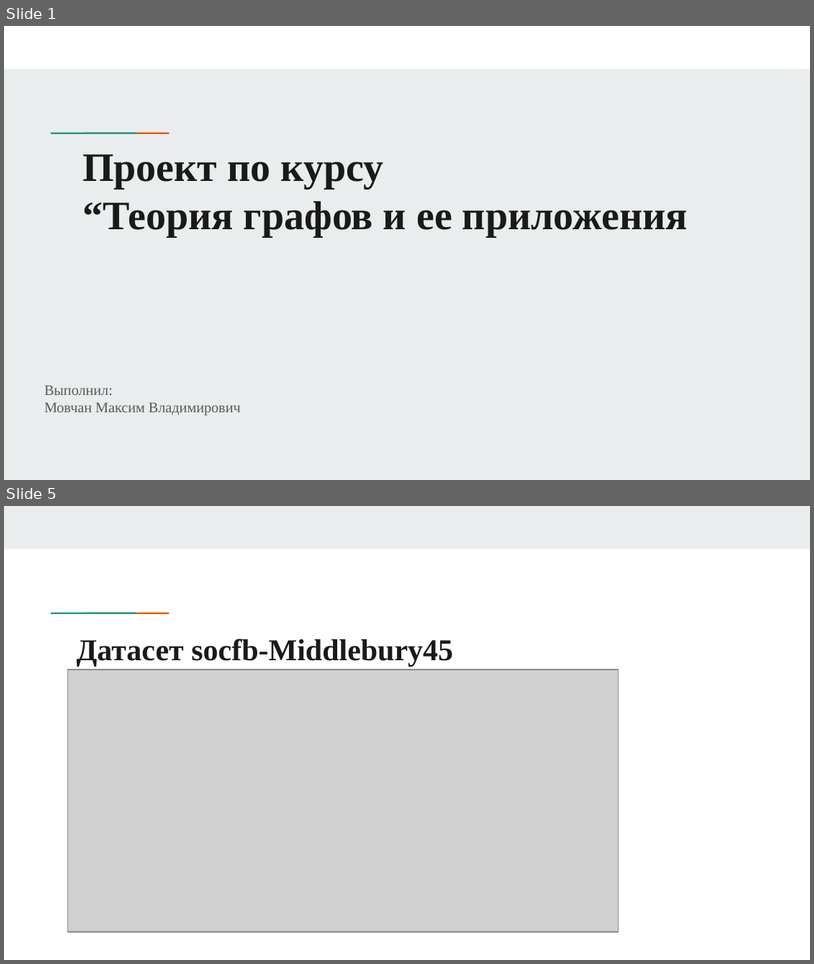
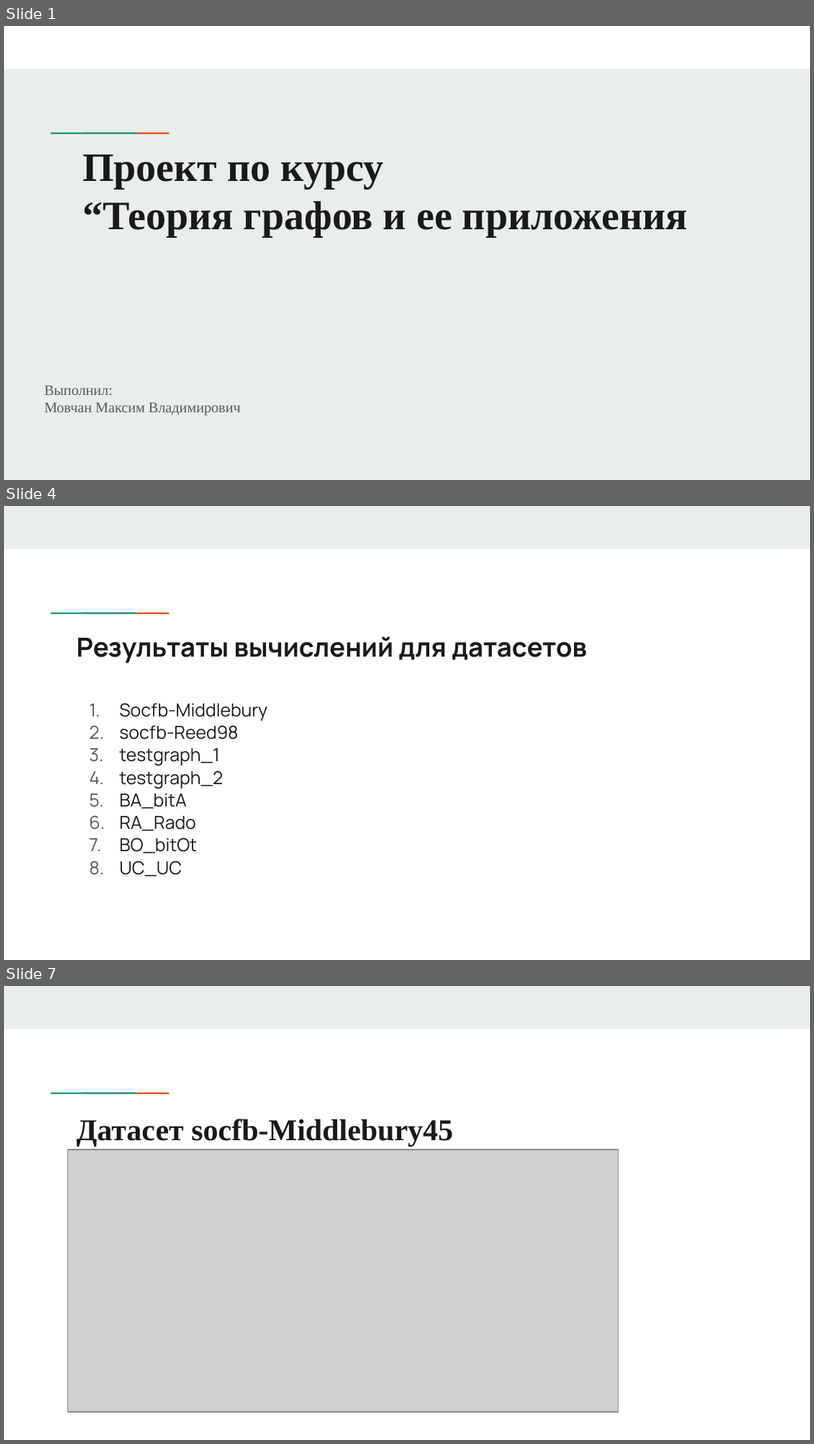
Before and after one commit to answerIII/GraphTheory2022-2023, a slide deck: notes/Team17.pptx. Shown one above the other, each under a label of ours: slides 1 and 5 before the commit, slides 1, 4 and 7 after it; the slides between them are not shown. The pictures are 814x964 and 814x1444 pixels, drawn with LibreOffice and Linux fonts; fonts in the diff are those of the drawing; grey boxes stand for pictures. Boxes give left, top, right and bottom in pixels: in the first picture for what was removed or moved away, otherwise in the second. Text is boxed around its words. In the diff, an @@ line names an element or a change of style, - is before the commit and + after.

```diff
--- a/notes/Team17.pptx
+++ b/notes/Team17.pptx
@@ slide 4 added at <box>4,506,810,960</box>, background #FFFFFF; not listed: 3 template elements that a slide beside it also shows @@
@@ title added at <box>77,636,587,663</box>, 23.4 pt, text #1A1A1A, bold @@
+Результаты вычислений для датасетов
@@ text added at <box>119,703,268,876</box>, 16 pt, text #1A1A1A @@
+1. Socfb-Middlebury
+2. socfb-Reed98
+3. testgraph_1
+4. testgraph_2
+5. BA_bitA
+6. RA_Rado
+7. BO_bitOt
+8. UC_UC
@@ what was slide 5 is now slide 7 @@
```
Also in this commit, not shown: 7 slides changed, 5 other slides added, 2 other files.
